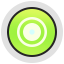
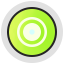
Revision of a layered 64px x 64px image; what changed, layer by layer:
added layer "Layer 9" above "Layer 8" over [9, 9, 55, 55]
hid "Layer 5", opacity 40% → 100% over [9, 9, 55, 55]
hid "Layer 4", opacity 60% → 100% over [9, 9, 55, 55]
